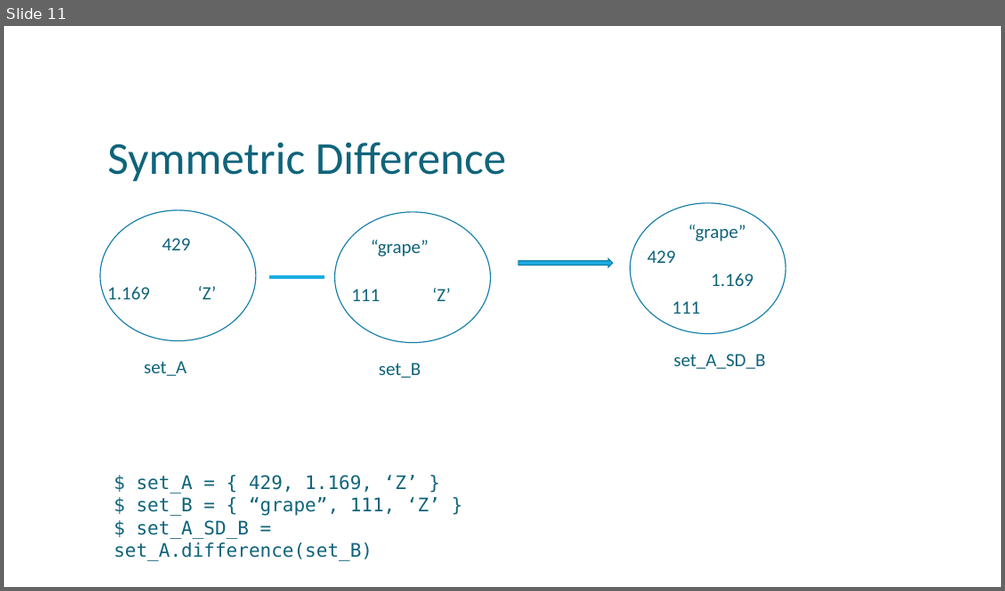
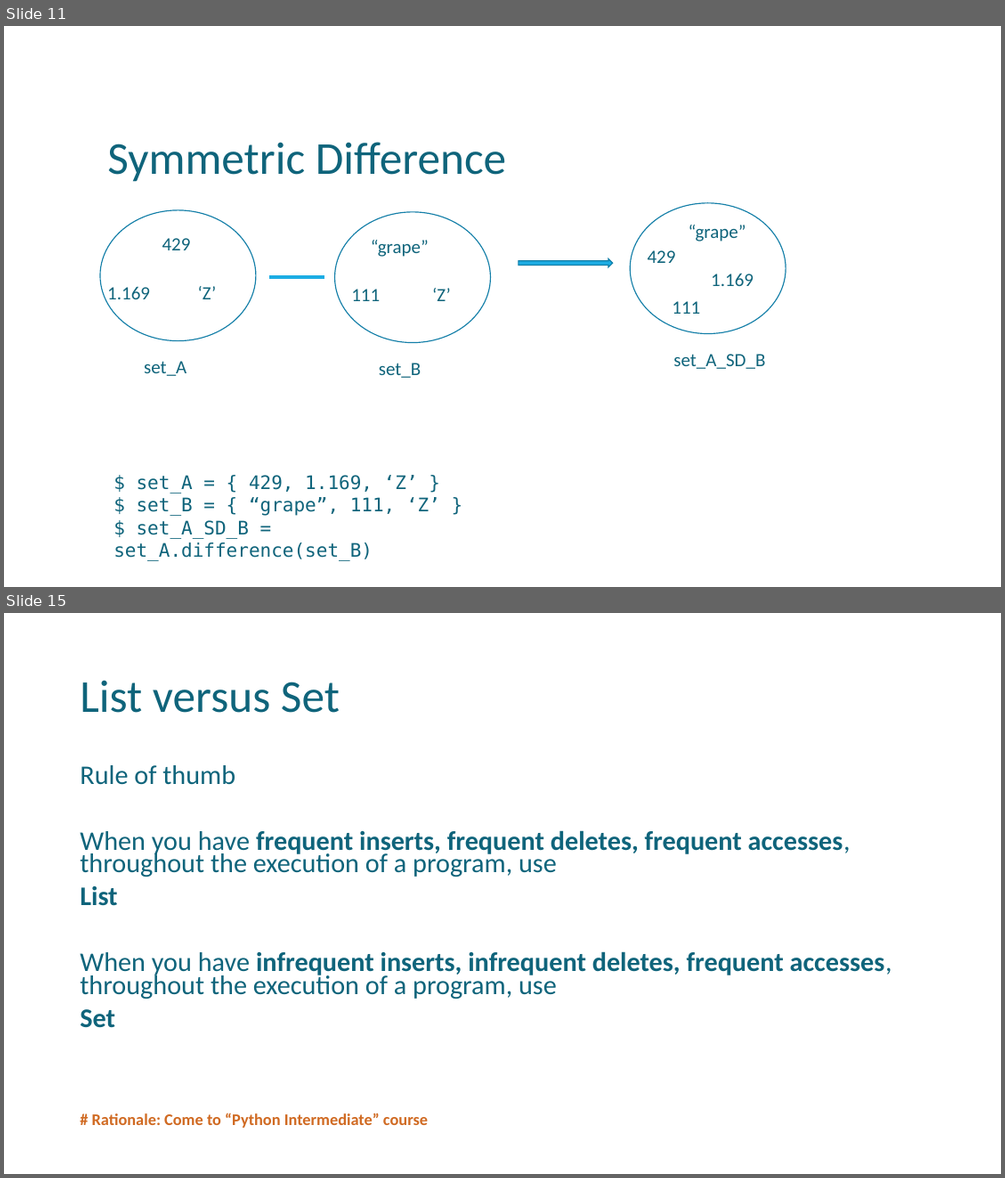
Before and after one commit to uday87j/teach_python, a slide deck: fundamentals/7-Set.pptx. Shown one above the other, each under a label of ours: slide 11 before the commit, slides 11 and 15 after it; the slides between them are not shown. The pictures are 1005x591 and 1005x1178 pixels, drawn with LibreOffice and Linux fonts; fonts in the diff are those of the drawing. Boxes give left, top, right and bottom in pixels: in the first picture for what was removed or moved away, otherwise in the second. Text is boxed around its words. In the diff, an @@ line names an element or a change of style, - is before the commit and + after.

```diff
--- a/fundamentals/7-Set.pptx
+++ b/fundamentals/7-Set.pptx
@@ slide 15 added at (4, 613, 1001, 1174), background #FFFFFF @@
@@ title added at (80, 680, 340, 713), 44 pt, text #0F647B @@
+List versus Set
@@ text added at (80, 765, 892, 1127), 25.9 pt, text #0F647B, bold @@
+Rule of thumb
+When you have frequent inserts, frequent deletes, frequent accesses, throughout the execution of a program, use
+List
+When you have infrequent inserts, infrequent deletes, frequent accesses, throughout the execution of a program, use
+Set
+# Rationale: Come to “Python Intermediate” course
```
Also in this commit, not shown: 5 slides changed, 1 other slide added.
